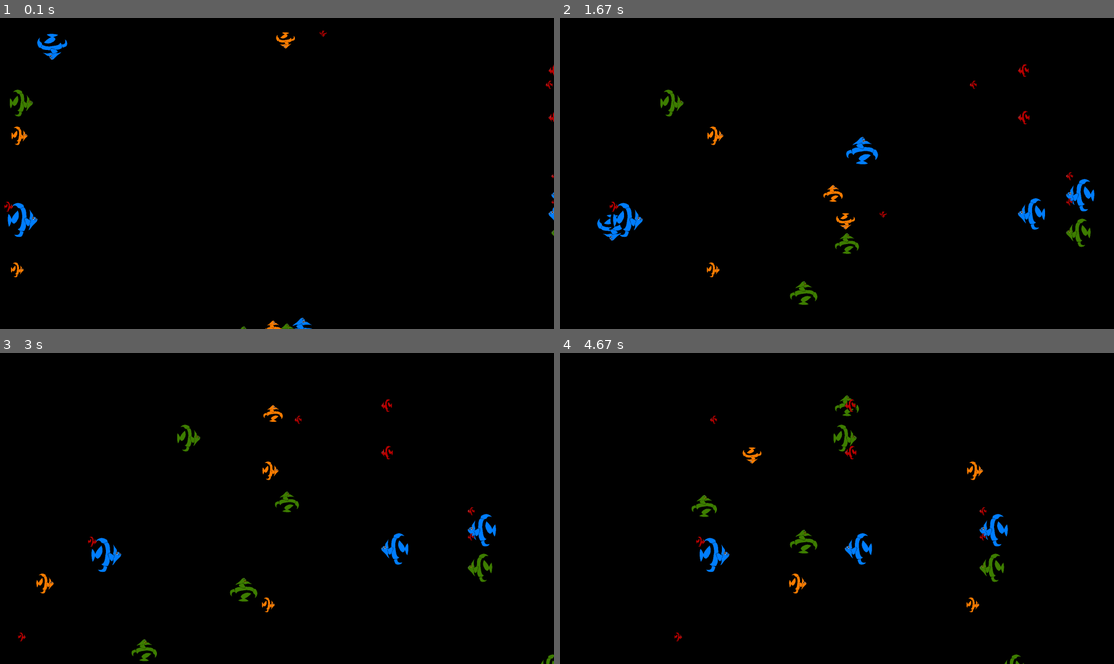
Above: before the commit, frames 1-4 (two rows, left to right).
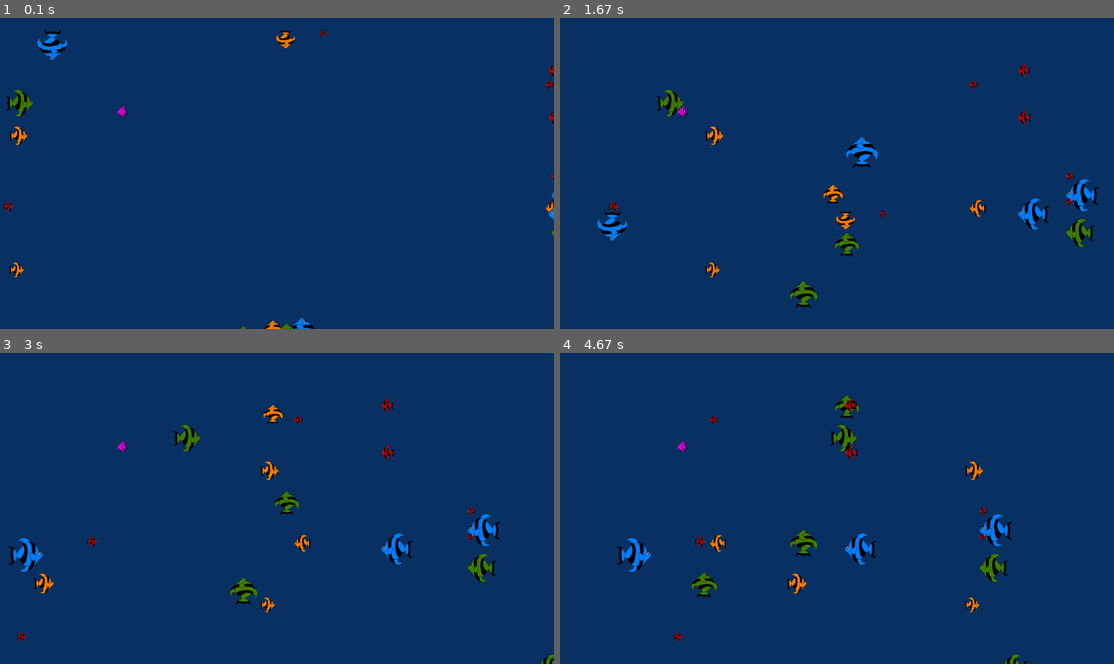
Above: after the commit, the same moments.

Repository: Matt-A-Bennett/python_games
Game: pygame game, started from fish/fish_pygame.py
Two runs of this game, one before a commit and one after it. Both use one fixed random seed, a clock stepped at 60 frames per second and the inputs below.
Inputs:
- Up to frame 1 (0.1 s): no input
- Up to frame 2 (1.67 s): no input
- Up to frame 3 (3 s): no input
- Up to frame 4 (4.67 s): no input

The runs differ from the first frame. In frame 1, 99% of the frame differs, in the area x 0-100%, y 0-100%; in frame 2, 98%; in frame 3, 98%; in frame 4, 98%.

Commit message:
Use keyboard to move player fish

Diff:
--- a/fish/fish.py
+++ /dev/null
@@ -1,23 +0,0 @@
-import matplotlib.pyplot as plt
-import numpy as np
-
-
-class Fish():
-    def __init__(self, size=20, speed=1, x=0, y=50, color='r'):
-        self.size = size
-        self.speed = speed
-        self.x = x
-        self.y = y
-        self.color = color
-
-fish = Fish()
-
-plt.xlim(0, 100)
-plt.ylim(0, 100)
-plt.show()
-
-while True:
-    fish.x = fish.x + fish.speed
-    fish.y = fish.y + fish.speed
-    plt.scatter(fish.x, fish.y, color=fish.color, s=fish.size)
-    plt.draw()
--- a/fish/fish_pygame.py
+++ b/fish/fish_pygame.py
@@ -44,17 +44,44 @@
     def update(self):
         self.rect = self.rect.move(self.speed)
 
+class FishPlayer():
+    def __init__(self, path):
+        import sys, pygame
+        self.size = 50
+        self.image = pygame.image.load(f"{path}fish_player.png")
+        self.speed = [0, 0]
+        self.facing = 'left'
+        self.fish = self.image
+        self.fish = pygame.transform.scale(self.fish, (self.size, self.size))
+        self.rect = self.fish.get_rect()
+        self.rect.x = 400
+        self.rect.y = 300
+
+    def update(self):
+        import sys, pygame
+        if self.speed[0] > 0 and self.facing == 'left' or self.speed[0] < 0 and self.facing == 'right':
+            x = self.rect.x
+            y = self.rect.y
+            self.fish = pygame.transform.flip(self.fish, True, False)
+            self.rect = self.fish.get_rect()
+            self.rect.x = x
+            self.rect.y = y
+            if self.facing == 'left':
+                self.facing = 'right'
+            else:
+                self.facing = 'left'
+        self.rect = self.rect.move(self.speed)
+
 x_width = 1920
 y_width = 1080
 n_fish = 20
+background_color = 10, 50, 100
 
-black = 0, 0, 0
 size = width, height = x_width, y_width
 screen = pygame.display.set_mode(size)
+pygame.key.set_repeat(1)
 
-test = Fish(path, x_width, y_width)
-test.rect
-test.update()
+player = FishPlayer(path)
 
 school_of_fish = []
 for fish_idx in range(n_fish):
@@ -64,14 +91,45 @@
     for event in pygame.event.get():
         if event.type == pygame.QUIT: sys.exit()
 
-    screen.fill(black)
+    screen.fill(background_color)
+
+    # update all the AI fish
     for fish_idx in range(n_fish):
         tmp_fish = school_of_fish[fish_idx]
         tmp_fish.update()
         if (tmp_fish.rect[0] < 0) or (tmp_fish.rect[0] > x_width) or (tmp_fish.rect[1] < 0) or (tmp_fish.rect[1] > y_width):
             school_of_fish[fish_idx] = Fish(path, x_width, y_width)
+        screen.blit(tmp_fish.fish, tmp_fish.rect)
 
-        screen.blit(tmp_fish.fish, tmp_fish.rect)
+    # alter speed in repsonse to keypresses
+    pygame.event.pump()
+    for event in pygame.event.get():
+        if event.type == pygame.KEYDOWN:
+            if event.key == pygame.K_UP:
+                player.speed[1] -= 0.2
+            if event.key == pygame.K_DOWN:
+                player.speed[1] += 0.2
+            if event.key == pygame.K_RIGHT:
+                player.speed[0] += 0.2
+            if event.key == pygame.K_LEFT:
+                player.speed[0] -= 0.2
+
+    # impose max speed
+    if player.speed[0] > 8:
+        player.speed[0] = 8
+    if player.speed[0] < -8:
+        player.speed[0] = -8
+    if player.speed[1] > 8:
+        player.speed[1] = 8
+    if player.speed[1] < -8:
+        player.speed[1] = -8
+
+    # add some friction
+    player.speed[0] -= (player.speed[0] - 0)/100
+    player.speed[1] -= (player.speed[1] - 0)/100
+
+    player.update()
+    screen.blit(player.fish, player.rect)
 
     pygame.display.flip()
     time.sleep(0.01)
